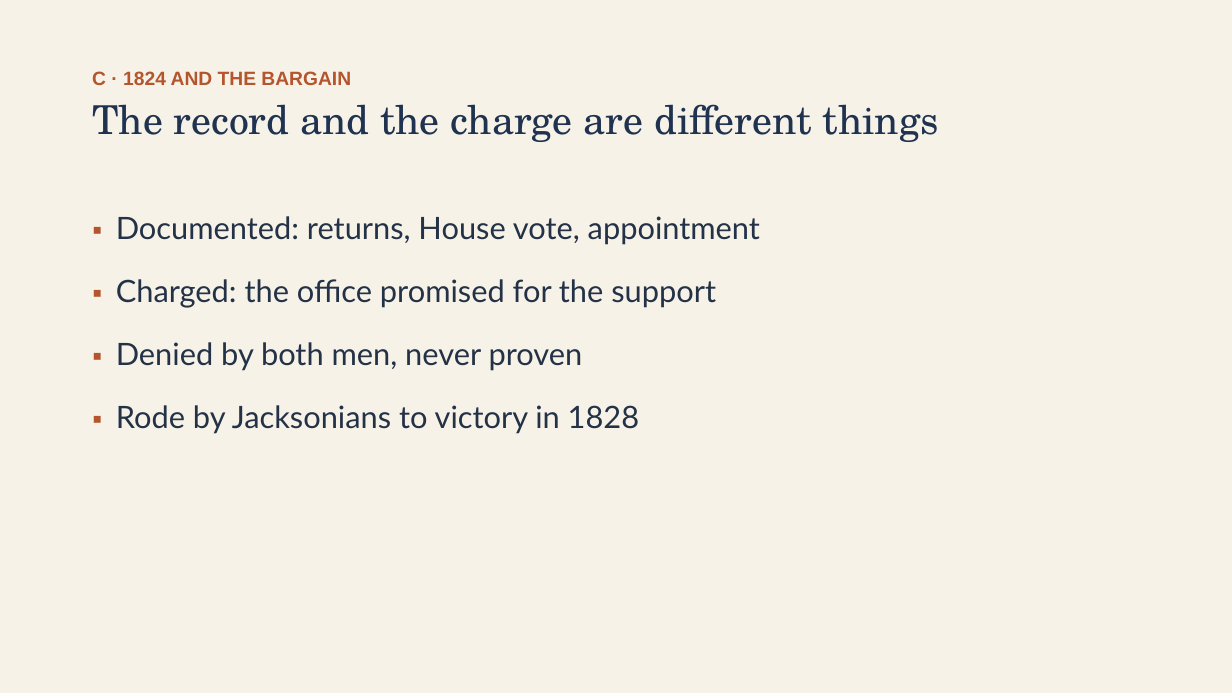
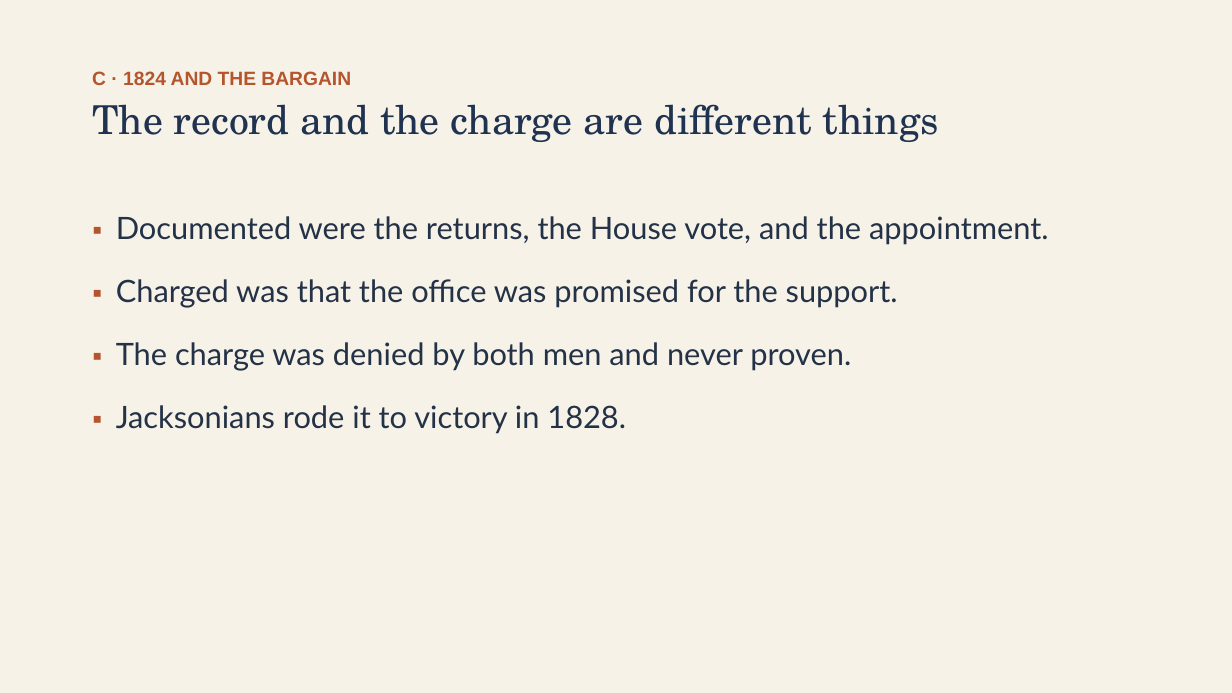
Before and after one commit to ab17gthb/humanities-curriculum-group, a slide deck: slide 13 of jackson-reform/lesson-01/lesson-01-slides.pptx. Drawn at 1232x693 pixels with LibreOffice and Linux fonts; fonts in the diff are those of the drawing. Boxes give left, top, right and bottom in pixels: in the first picture for what was removed or moved away, otherwise in the second. Text is boxed around its words. In the diff, an @@ line names an element or a change of style, - is before the commit and + after.

Commit message:
Rollout: JR L1 reworked and live (The Election of 1828 and Jacksonian Democracy)

```diff
--- a/jackson-reform/lesson-01/lesson-01-slides.pptx
+++ b/jackson-reform/lesson-01/lesson-01-slides.pptx
@@ text at (116,216,1049,434): text changed @@
-▪ Documented: returns, House vote, appointment
-▪ Charged: the office promised for the support
-▪ Denied by both men, never proven
-▪ Rode by Jacksonians to victory in 1828
+▪ Documented were the returns, the House vote, and the appointment.
+▪ Charged was that the office was promised for the support.
+▪ The charge was denied by both men and never proven.
+▪ Jacksonians rode it to victory in 1828.
```
Also in this commit, not shown: 8 other slides changed, 6 other files.
